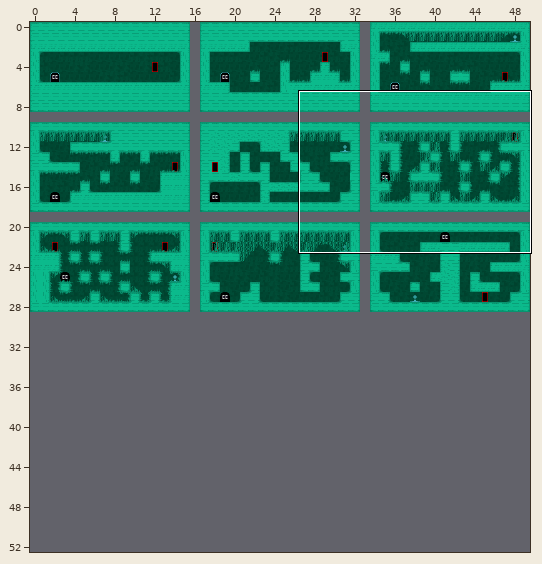
One commit to this Tiled map: data/levels/world1/spritesheet.tmx. The first picture is a wide view before the edit; the outline marks the close-up.
Close-up. Before the edit:
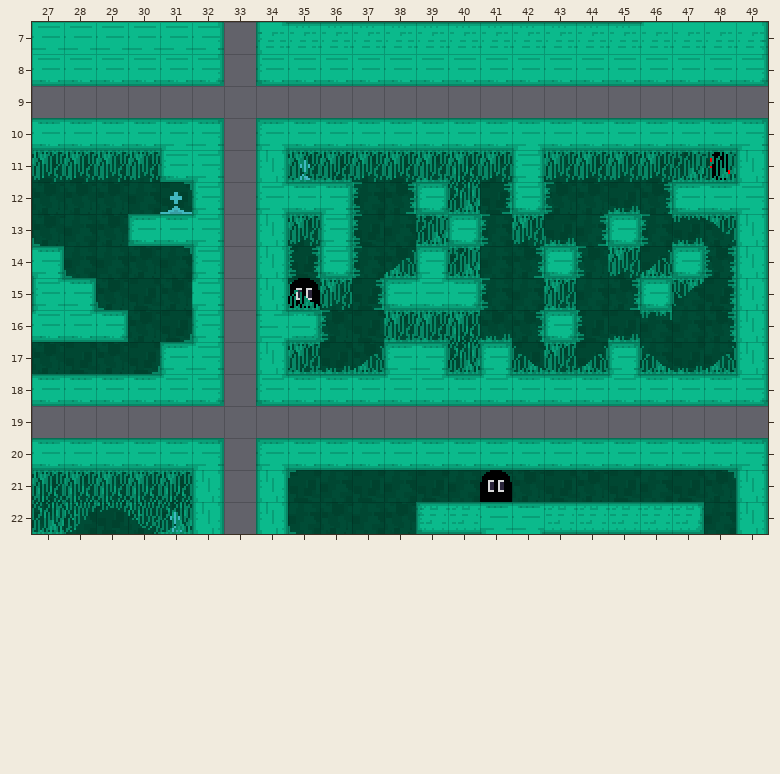
Cells are 16x16 px. Shown: x 27..49, y 7..22. The commit also changed other parts of the map, which this record leaves out. The old version is drawn lined up with the new one.
Now the later version:
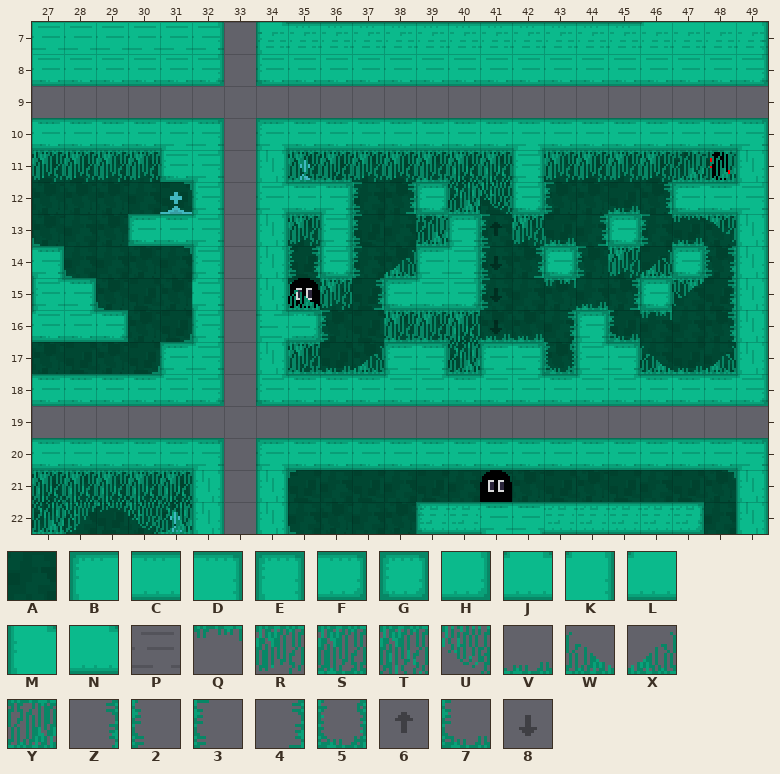
Key: from "spritesheet": A 21, B 45, C 60, D 62, E 64, F 65, G 66, H 84, J 120, K 122, L 123, M 124, N 126, P 221, Q 225, R 227, S 232, T 233, U 237, V 403, W 405, X 407, Y 408, Z 410, 2 411, 3 413, 4 414, 5 418, 6 687, 7 1014, 8 1027.
_ is an empty cell.
Tiles of an added or newly shown layer are drawn over the layers below it.
Change:
map size 50x29 -> 50x53 cells
Layer "bg":
The edit adds tile A in row 16 at x 43.
Layer "bgdecor" (added):
The edit adds tile 6 in row 13 at x 41.
The edit adds tile 8 in rows 14 to 16 at x 41.
Layer "blocks":
Tile E gives way to tile B in row 14 at x 39; in row 17 at x 41.
Tile E gives way to tile D in row 17 at x 45.
The edit adds tile D in row 17 at x 42.
Tile G gives way to tile E in row 13 at x 40.
The edit adds tile E in row 16 at x 44.
Tile F gives way to tile H in row 15 at x 40.
The edit adds tile K in row 14 at x 40.
Tile C gives way to tile L in row 18 at x 44.
Tile J gives way to tile L in row 15 at x 39; in row 18 at x 41.
The edit adds tile M in row 17 at x 44.
Tile C gives way to tile N in row 18 at x 42.
Tile J gives way to tile N in row 18 at x 45.
Tile G is removed in row 16 at x 43.
Layer "blockDecor":
The edit adds tile 3 in row 14 at x 41.
Tile S gives way to tile 5 in row 17 at x 43.
Tile V gives way to tile 7 in row 16 at x 45.
Tile 2 gives way to tile P in row 16 at x 44.
Tile W gives way to tile P in row 17 at x 42.
Tile X gives way to tile P in row 17 at x 44.
Tile Y gives way to tile P in row 14 at x 40.
Tile S gives way to tile Q in row 15 at x 43.
Tile R gives way to tile T in row 11 at x 41.
Tile 4 gives way to tile U in row 12 at x 41.
Tile Z gives way to tile V in row 16 at x 42.
The edit adds tile V in row 15 at x 44.
Tile P gives way to tile Z in row 16 at x 43.
Pixel boxes of the changes (left, top, right, bottom) in both close-ups:
changed: (442, 166, 616, 380)
